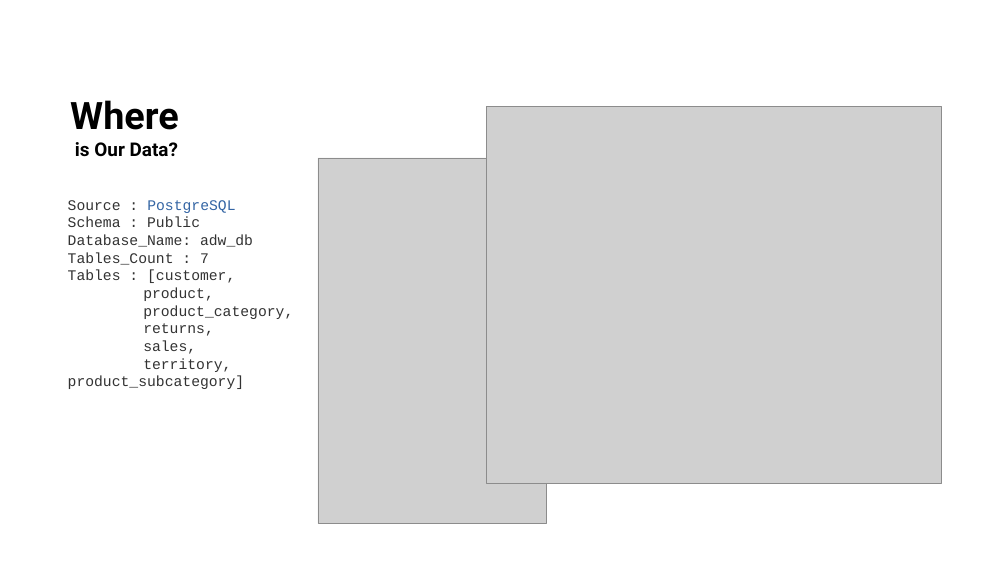
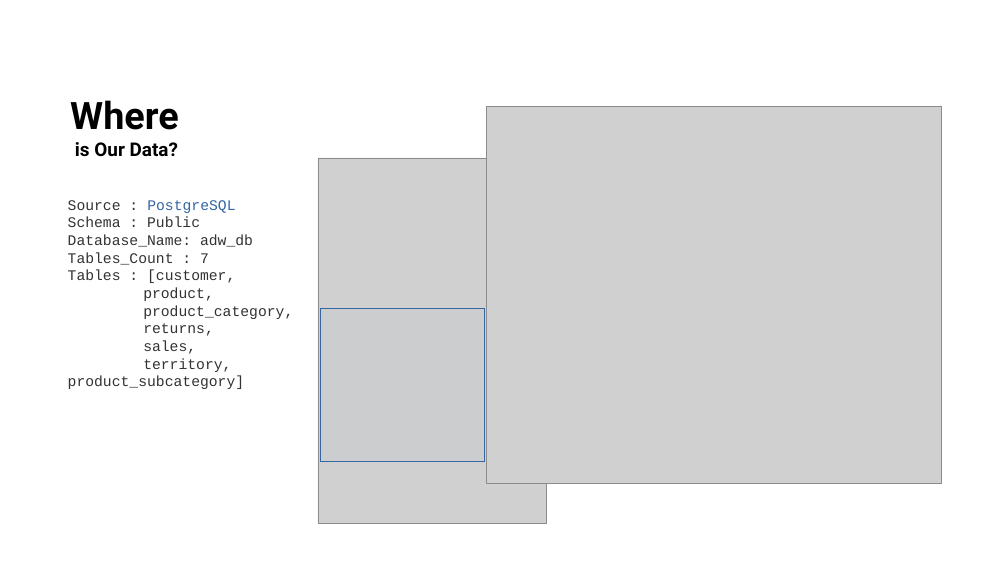
Before and after one commit to BrianGwayi/Simple_Airflow_Pipeline, a slide deck: slide 4 of assets/imgs/pf.odp. Drawn at 1008x567 pixels with LibreOffice and Linux fonts; fonts in the diff are those of the drawing; grey boxes stand for pictures. Boxes give left, top, right and bottom in pixels: in the first picture for what was removed or moved away, otherwise in the second. Text is boxed around its words. In the diff, an @@ line names an element or a change of style, - is before the commit and + after.

```diff
--- a/assets/imgs/pf.odp
+++ b/assets/imgs/pf.odp
@@ rectangle added at bbox=[321, 309, 485, 462], fill #729FCF at 5% opacity, outline #3465A4 0 pt @@
```
Also in this commit, not shown: 1 other slide changed, 1 slide added, 2 other files.
